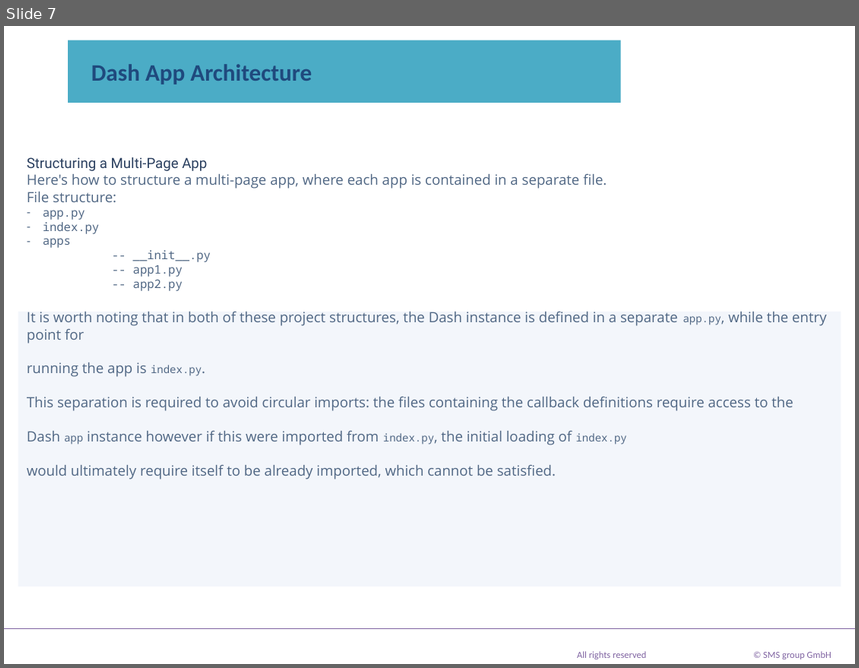
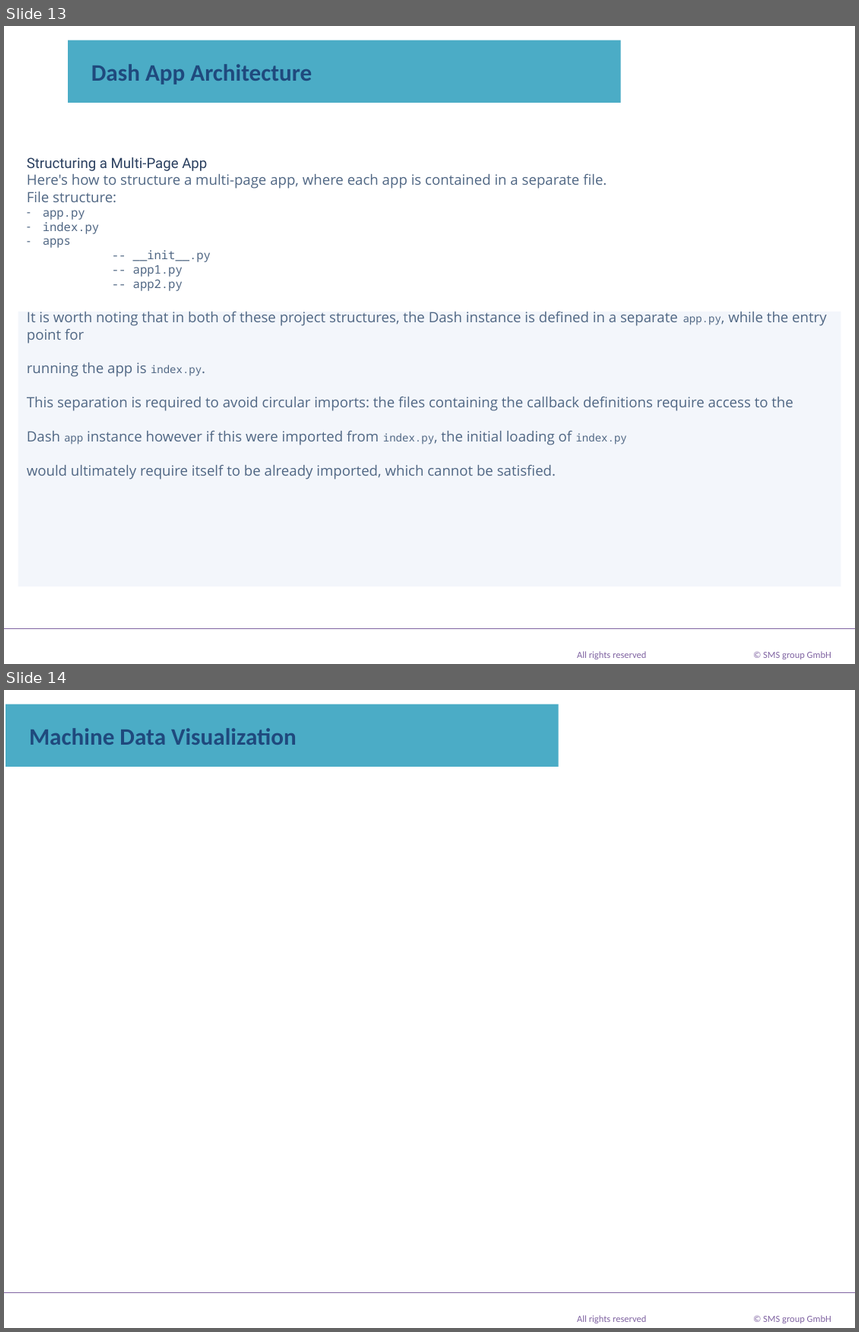
Before and after one commit to mrmanishprasadroy/Dash_Monitoring_Tool, a slide deck: PlotlyDashboard.pptx. Shown one above the other, each under a label of ours: slide 7 before the commit, slides 13 and 14 after it. The pictures are 859x668 and 859x1332 pixels, drawn with LibreOffice and Linux fonts; fonts in the diff are those of the drawing; background and template pictures are left out. Boxes give left, top, right and bottom in pixels: in the first picture for what was removed or moved away, otherwise in the second. Text is boxed around its words. In the diff, an @@ line names an element or a change of style, - is before the commit and + after.

```diff
--- a/PlotlyDashboard.pptx
+++ b/PlotlyDashboard.pptx
@@ slide 14 added at [4,690,855,1328], background picture (left out); not listed: 3 template elements that a slide beside it also shows @@
@@ title added at [6,704,559,767], fill #4BACC6, 20 pt, text #1F497D, bold @@
+Machine Data Visualization
@@ what was slide 7 is now slide 13 @@
```
Also in this commit, not shown: 3 slides changed, 6 other slides added, 6 slides removed, 51 other files.
